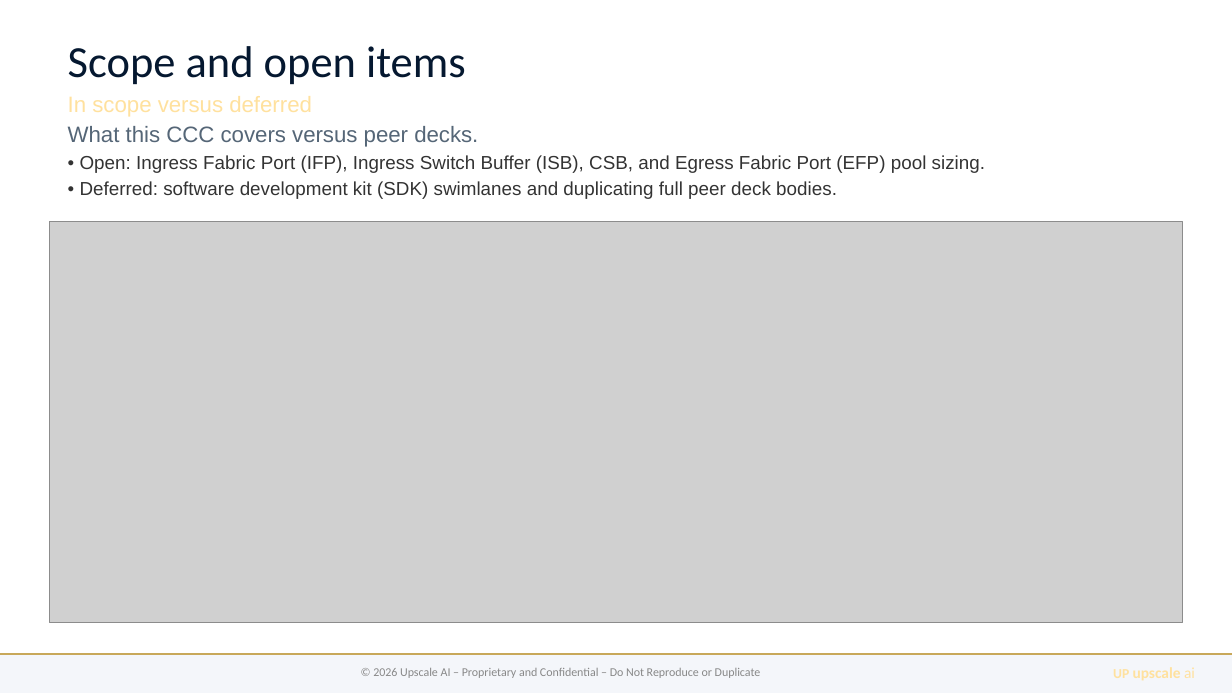
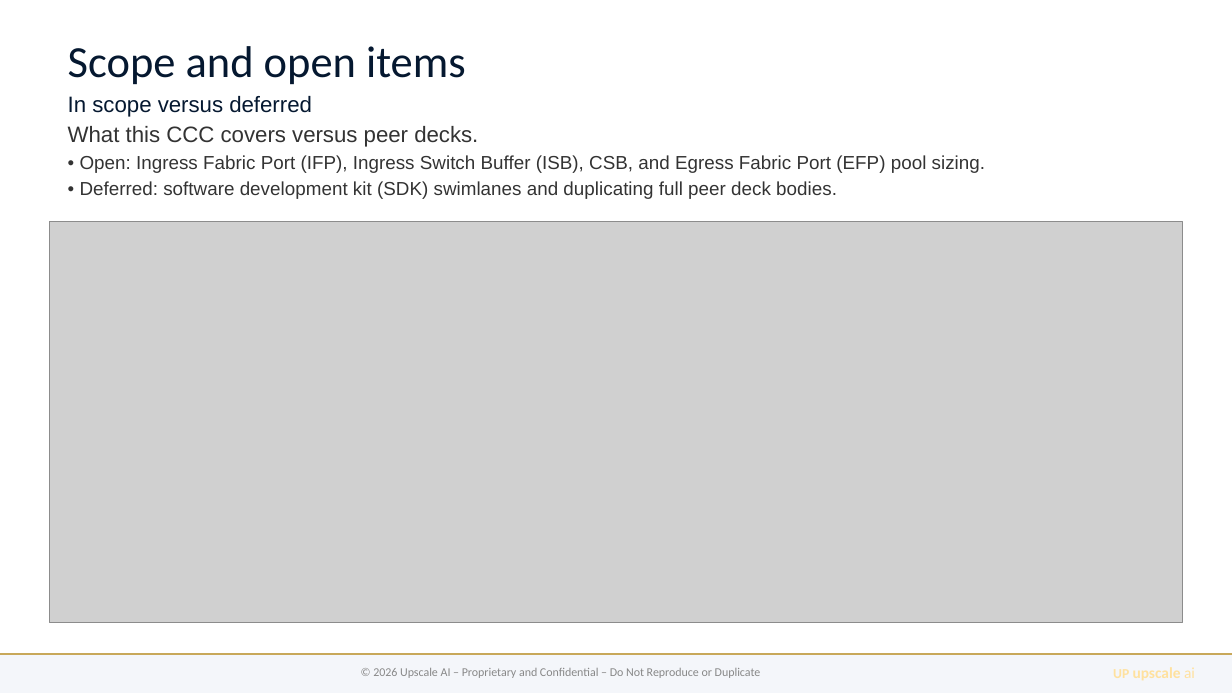
Before and after one commit to upscale-ai-network/agent-template, a slide deck: slide 7 of dt122/bugatti-qos-ccc.pptx. Drawn at 1232x693 pixels with LibreOffice and Linux fonts; fonts in the diff are those of the drawing; grey boxes stand for pictures. Boxes give left, top, right and bottom in pixels: in the first picture for what was removed or moved away, otherwise in the second. Text is boxed around its words. In the diff, an @@ line names an element or a change of style, - is before the commit and + after.

```diff
--- a/dt122/bugatti-qos-ccc.pptx
+++ b/dt122/bugatti-qos-ccc.pptx
@@ text at (68,96,478,147): text colour #FFE19E to #051830 in "In scope versus deferred"; text colour #556677 to #333333 in "What this CCC covers versus peer decks." @@
```
Also in this commit, not shown: 6 other slides changed, 13 other files.
